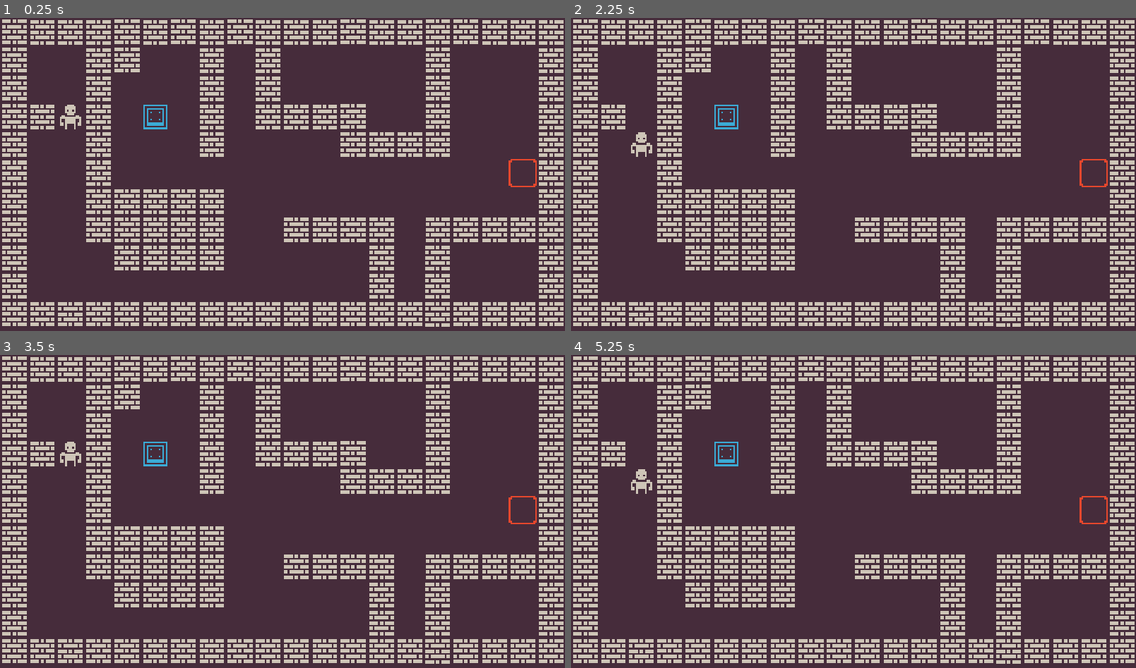
Above: before the commit, frames 1-4 (two rows, left to right).
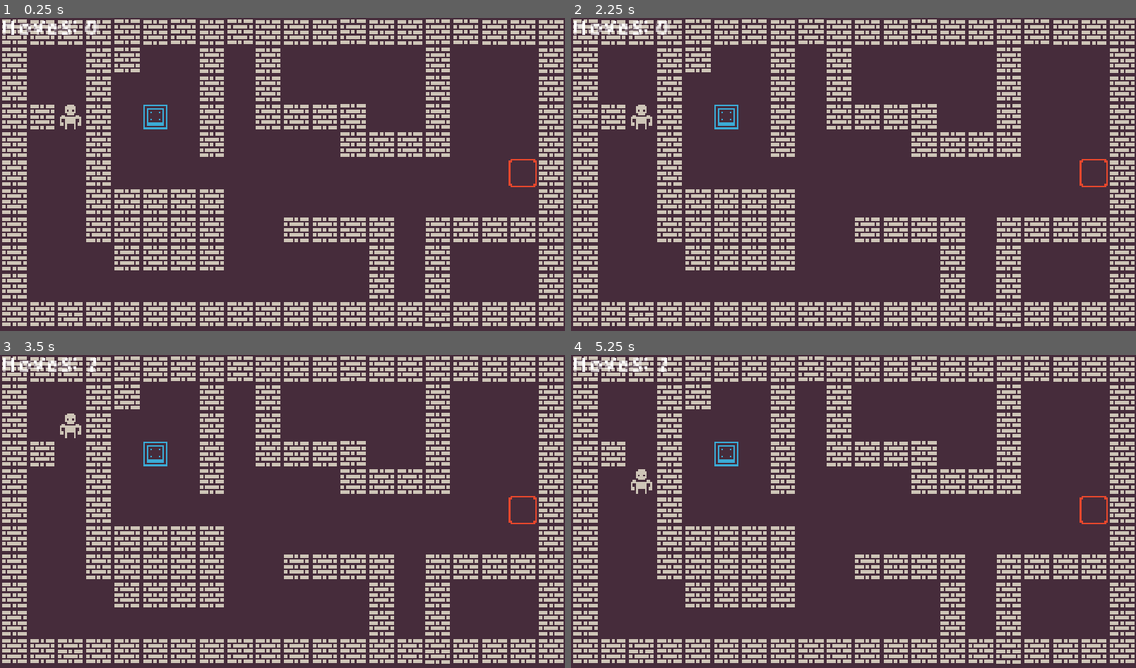
Above: after the commit, the same moments.

Repository: darthbrumbledore/godot-tutorials
Game: Godot game, scene res://Game.tscn
The game is run twice, just before and just after one commit, with the same random seed, the same clock (stepped at 60 frames per second) and the same inputs.
Inputs:
- Up to frame 1 (0.25 s): no input
- Up to frame 2 (2.25 s): tap Enter at 0.5 s; hold Right (ui_right) 0.53-1.28 s; tap R (reset, bound only after the commit) at 1.25, 2 s; hold Down (ui_down) 1.28-2.03 s; hold Right (ui_right) from 2.03 s (still down)
- Up to frame 3 (3.5 s): tap R (reset, bound only after the commit) at 2.75 s; release Right (ui_right) at 2.78 s; hold Up (ui_up) from 2.78 s (still down)
- Up to frame 4 (5.25 s): tap R (reset, bound only after the commit) at 3.5, 4.15, 4.25 s; release Up (ui_up) at 3.53 s; hold Left (ui_left) 3.53-5.03 s; hold Down (ui_down) from 5.03 s (still down)

The runs differ from the first frame. In frame 1, 0.4% of the frame differs, in the area x 0-18%, y 0-6%; in frame 2, 0.7%, in the area x 0-18%, y 0-45%; in frame 3, 0.7%; in frame 4, 0.4%.

Commit message:
Add files via upload

Diff:
--- a/Box.gd
+++ b/Box.gd
@@ -1,5 +1,6 @@
 extends KinematicBody2D
 
+onready var tween = $Tween
 onready var ray = $RayCast2D
 var grid_size = 16
 var inputs = {
@@ -13,7 +14,9 @@
 	var vector_pos = inputs[dir] * grid_size
 	ray.cast_to = vector_pos
 	ray.force_raycast_update()
+	tween.interpolate_property(self, "position", position, position + vector_pos, 0.2, Tween.TRANS_SINE, Tween.EASE_IN_OUT)
 	if !ray.is_colliding():
-		position += vector_pos
+		#position += vector_pos
+		tween.start()
 		return true
 	return false
--- a/Box.tscn
+++ b/Box.tscn
@@ -20,3 +20,5 @@
 [node name="RayCast2D" type="RayCast2D" parent="."]
 position = Vector2( 8, 8 )
 cast_to = Vector2( 0, 16 )
+
+[node name="Tween" type="Tween" parent="."]
--- a/Game.gd
+++ b/Game.gd
@@ -1,8 +1,10 @@
 extends Node2D
 
 var game_end = false
+var moves = 0
 
 func _process(_delta):
+	$MovesLabel.text = 'Moves: ' + str(moves)
 	if game_end == false:
 		var spots = $Spots.get_child_count()
 		for i in $Spots.get_children():
@@ -11,3 +13,7 @@
 		if spots == 0:
 			$AcceptDialog.popup()
 			game_end = true
+
+
+func _on_AcceptDialog_confirmed():
+	get_tree().reload_current_scene()
--- a/Game.tscn
+++ b/Game.tscn
@@ -7,6 +7,11 @@
 [ext_resource path="res://Box.tscn" type="PackedScene" id=5]
 [ext_resource path="res://Box.gd" type="Script" id=6]
 [ext_resource path="res://Game.gd" type="Script" id=7]
+[ext_resource path="res://yoster-island.regular.ttf" type="DynamicFontData" id=8]
+
+[sub_resource type="DynamicFont" id=1]
+size = 12
+font_data = ExtResource( 8 )
 
 [node name="Node2D" type="Node2D"]
 script = ExtResource( 7 )
@@ -366,3 +371,13 @@
 [node name="Box" parent="Boxes" instance=ExtResource( 5 )]
 position = Vector2( 80, 48 )
 script = ExtResource( 6 )
+
+[node name="MovesLabel" type="Label" parent="."]
+margin_right = 40.0
+margin_bottom = 14.0
+custom_fonts/font = SubResource( 1 )
+text = "Moves: 0"
+__meta__ = {
+"_edit_use_anchors_": false
+}
+[connection signal="confirmed" from="AcceptDialog" to="." method="_on_AcceptDialog_confirmed"]
--- a/Player.gd
+++ b/Player.gd
@@ -1,4 +1,6 @@
 extends KinematicBody2D
+
+onready var tween = $Tween
 
 onready var ray = $RayCast2D
 var grid_size = 16
@@ -9,19 +11,30 @@
 	'ui_right': Vector2.RIGHT
 }
 
+
+
 func _unhandled_input(event):
 	for dir in inputs.keys():
 		if event.is_action_pressed(dir):
-			move(dir)
-
+			if tween.is_active() == false:
+				move(dir)
+	if event.is_action_pressed('reset'):
+			get_tree().reload_current_scene()
 func move(dir):
+	var game = get_parent()
 	var vector_pos = inputs[dir] * grid_size
 	ray.cast_to = vector_pos
 	ray.force_raycast_update()
+	tween.interpolate_property(self, "position", position, position + vector_pos, 0.2, Tween.TRANS_SINE, Tween.EASE_IN_OUT)
 	if !ray.is_colliding():
-		position += vector_pos
+		#position += vector_pos
+		tween.start()
+		#increment movement counter
+		game.moves += 1
 	else:
 		var collider = ray.get_collider()
 		if collider.is_in_group('box'):
 			if collider.move(dir):
-				position += vector_pos
+				tween.start()
+				#increment movement counter
+				game.moves += 1
--- a/Player.tscn
+++ b/Player.tscn
@@ -18,3 +18,5 @@
 [node name="RayCast2D" type="RayCast2D" parent="."]
 position = Vector2( 8, 8 )
 cast_to = Vector2( 0, 16 )
+
+[node name="Tween" type="Tween" parent="."]
--- a/project.godot
+++ b/project.godot
@@ -26,6 +26,14 @@
 window/stretch/mode="2d"
 window/stretch/aspect="keep"
 
+[input]
+
+reset={
+"deadzone": 0.5,
+"events": [ Object(InputEventKey,"resource_local_to_scene":false,"resource_name":"","device":0,"alt":false,"shift":false,"control":false,"meta":false,"command":false,"pressed":false,"scancode":82,"unicode":0,"echo":false,"script":null)
+ ]
+}
+
 [rendering]
 
 environment/default_clear_color=Color( 0.278431, 0.176471, 0.235294, 1 )
Not shown: 1 places in Game.tscn that only renumber resources
